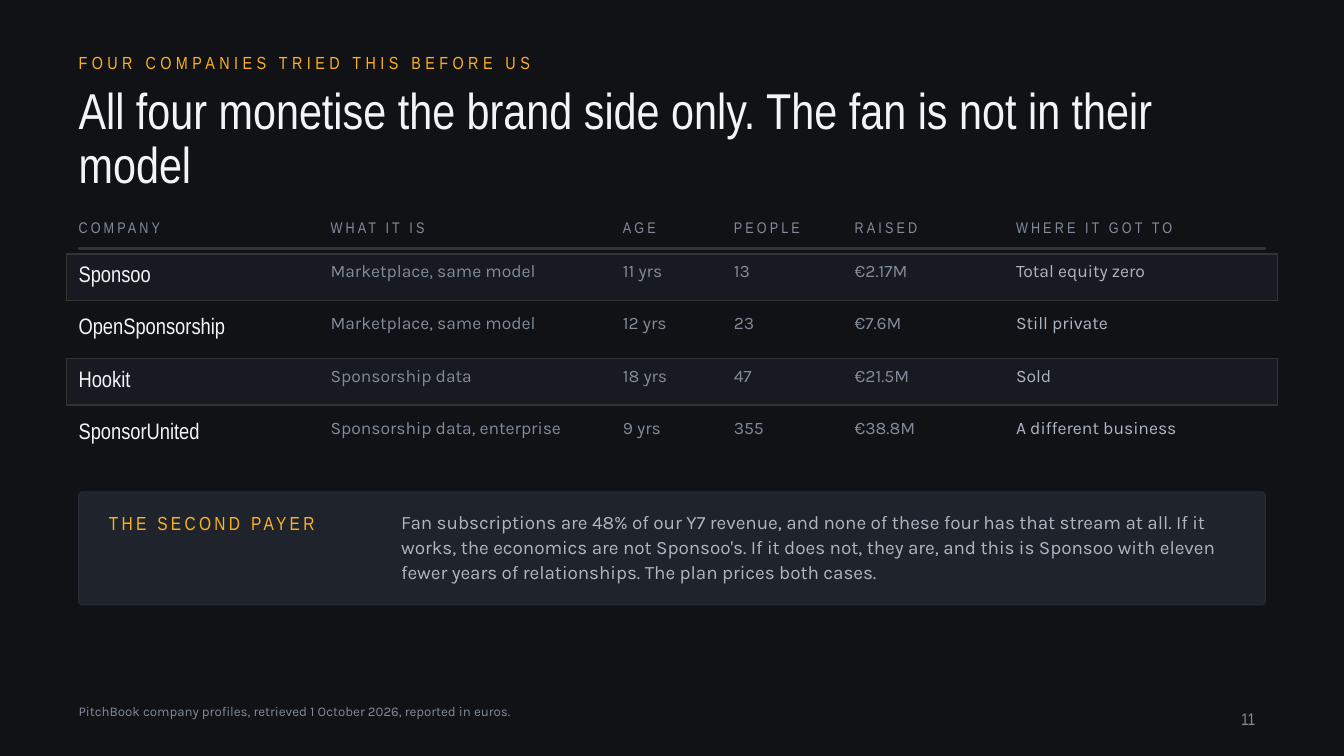
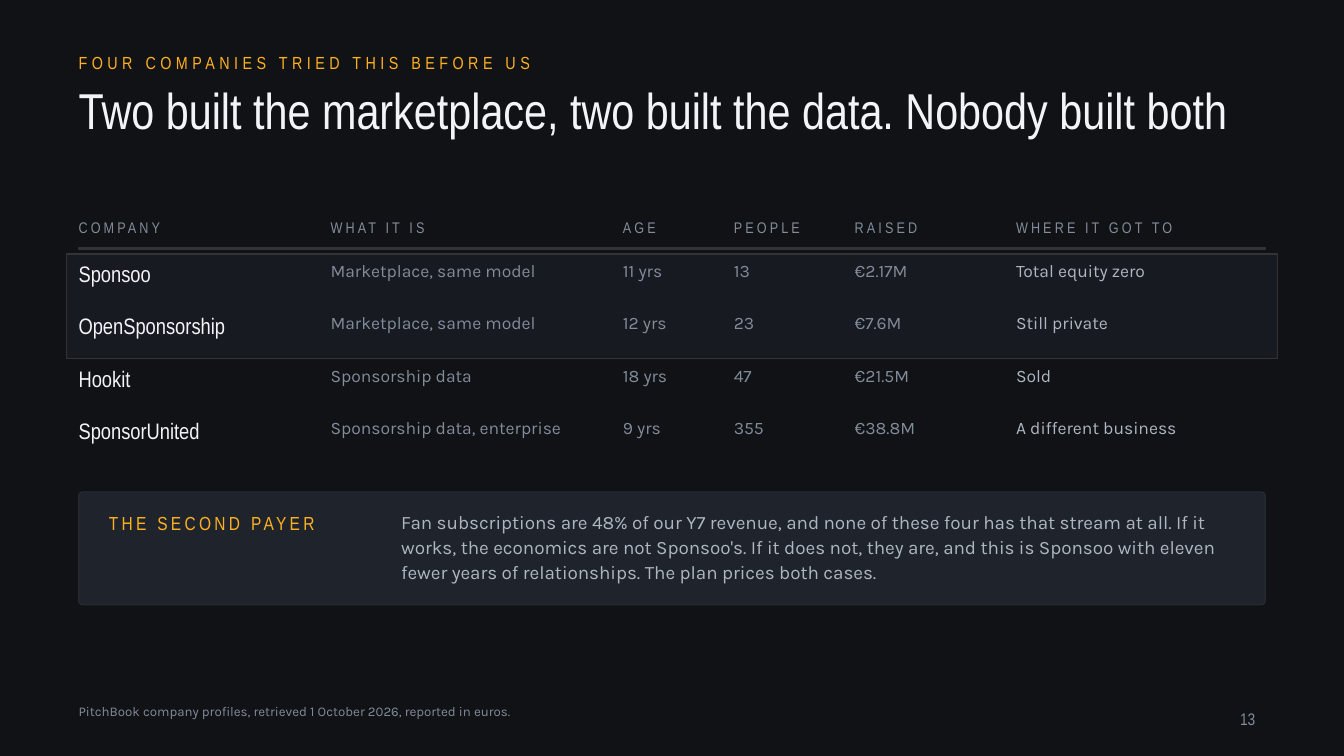
Before and after one commit to jadzoghaib/stride, a slide deck: slide 13 of deck/Stride_Pitch_Deck.pptx (slide 11 before the commit). Drawn at 1344x756 pixels with LibreOffice and Linux fonts; fonts in the diff are those of the drawing. Boxes give left, top, right and bottom in pixels: in the first picture for what was removed or moved away, otherwise in the second. Text is boxed around its words. In the diff, an @@ line names an element or a change of style, - is before the commit and + after.

```diff
--- a/deck/Stride_Pitch_Deck.pptx
+++ b/deck/Stride_Pitch_Deck.pptx
@@ text at (x1=79, y1=92, x2=1227, y2=139): text changed @@
-All four monetise the brand side only. The fan is not in their model
+Two built the marketplace, two built the data. Nobody built both
@@ rectangle resized from (x1=67, y1=254, x2=1277, y2=300) to (x1=67, y1=254, x2=1277, y2=359) @@
@@ rectangle removed at (x1=67, y1=359, x2=1277, y2=405) @@
@@ page number at (x1=1240, y1=713, x2=1255, y2=725): text changed @@
-11
+13
```
Also in this commit, not shown: 4 other slides changed, 5 slides added, 1 slide removed, 10 other files.
